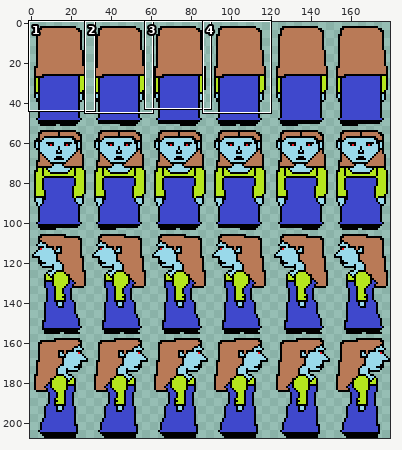
Two states of a sprite sheet, images/Monsters/zombie3.png. Above, an overview of the earlier version with the close-up marked.
Close-up. Old version:
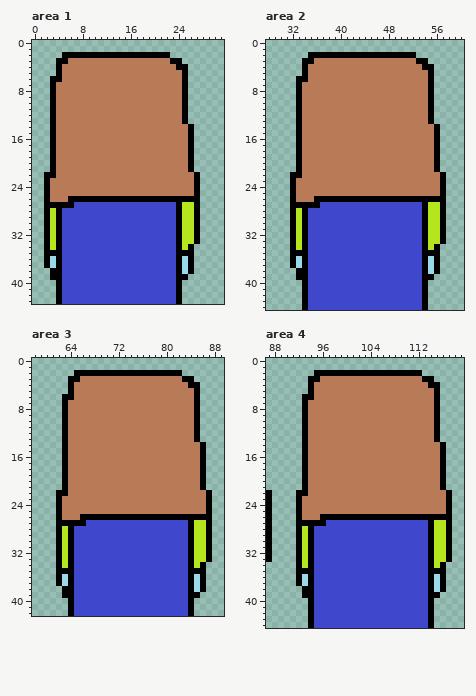
The file is 180x208 pixels. Shown: area 1: x 0..31, y 0..43; area 2: x 28..60, y 0..44; area 3: x 58..89, y 0..42; area 4: x 87..119, y 0..44. The commit also changed other parts of the picture, which this record leaves out.
And afterwards:
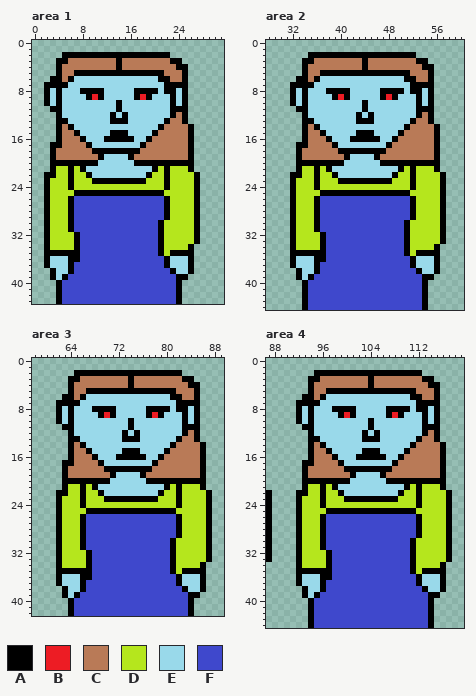
Palette (. is transparent): A #000000  B #ed1c24  C #b97a57  D #b5e61d  E #99d9ea  F #3f48cc
Diff:
Changed rows in their new state; - is an unchanged pixel.
Area 1:
first column x 2:
 3 ------------A------------
 4 ------------A------------
 5 -----AAAAAAAAAAAAAAA-----
 6 ----AEEEEEEEEEEEEEEAA----
 7 A-AAEEEEEEEEEEEEEEEEAAA--
 8 AEAEEEAAAAEEEEEAAAAEAAE--
 9 AEAEEEEABAEEEEEABAEEEAE--
10 AEAEEEEEEEEEAEEEEEEEEAE--
11 --AEEEEEEEEEAEEEEEEEEAA--
12 -.AEEEEEEEEAEAEEEEEEEA---
13 -.AAEEEEEEEAAAEEEEEEA----
14 -.A-AEEEEEEEEEEEEEEA-----
15 -.A--AEEEEEAAAEEEEA------
16 -.A---AEEEAAAAAEEA-------
17 --A----AEEEEEEEEA--------
18 --------AAAAAAAA---------
19 ---------AEEEEA----------
20 --AAAAAAAEEEEEEAAAAAAAAA-
21 --DDADAEEEEEEEEEEEADADDD-
22 --DDADDAEEEEEEEEEADDADDDD
23 -DDDADDDAAAAAAAAADDDADDDD
24 -DDDADDDDDDDDDDDDDDDADDDD
25 -DDDDAAAAAAAAAAAAAAADDDDD
26 -DDD-FFFFFFFFFFFFFFF-DDDD
27 -DDD----------------ADD--
28 --DDA---------------ADD--
29 --DDA---------------ADD--
30 --DDA--------------ADDD--
31 --DDA--------------ADDD--
32 --DDDA-------------ADDD--
33 --DDDA-------------ADDD--
34 --DDDA-------------ADDD--
35 ---AAA-------------ADA---
36 --EEAA--------------AEE--
37 --EEA---------------AEE--
38 --EEA----------------AE--
39 --EA---------------------
Area 2:
first column x 32:
 3 ------------A------------
 4 ------------A------------
 5 -----AAAAAAAAAAAAAAA-----
 6 ----AEEEEEEEEEEEEEEAA----
 7 A-AAEEEEEEEEEEEEEEEEAAA--
 8 AEAEEEAAAAEEEEEAAAAEAAE--
 9 AEAEEEEABAEEEEEABAEEEAE--
10 AEAEEEEEEEEEAEEEEEEEEAE--
11 --AEEEEEEEEEAEEEEEEEEAA--
12 -.AEEEEEEEEAEAEEEEEEEA---
13 -.AAEEEEEEEAAAEEEEEEA----
14 -.A-AEEEEEEEEEEEEEEA-----
15 -.A--AEEEEEAAAEEEEA------
16 -.A---AEEEAAAAAEEA-------
17 --A----AEEEEEEEEA--------
18 --------AAAAAAAA---------
19 ---------AEEEEA----------
20 --AAAAAAAEEEEEEAAAAAAAAA-
21 --DDADAEEEEEEEEEEEADADDD-
22 --DDADDAEEEEEEEEEADDADDDD
23 -DDDADDDAAAAAAAAADDDADDDD
24 -DDDADDDDDDDDDDDDDDDADDDD
25 -DDDDAAAAAAAAAAAAAAADDDDD
26 -DDD-FFFFFFFFFFFFFFF-DDDD
27 -DDD----------------ADD--
28 --DDA---------------ADD--
29 --DDA---------------ADD--
30 --DDA--------------ADDD--
31 --DDA--------------ADDD--
32 --DDDA-------------ADDD--
33 --DDDA-------------ADDD--
34 --DDDA-------------ADDD--
35 ---AAA-------------ADA---
36 --EEAA--------------AEE--
37 --EEA---------------AEE--
38 --EEA----------------AE--
39 --EA---------------------
Area 3:
first column x 62:
 3 ------------A------------
 4 ------------A------------
 5 -----AAAAAAAAAAAAAAA-----
 6 ----AEEEEEEEEEEEEEEAA----
 7 A-AAEEEEEEEEEEEEEEEEAAA--
 8 AEAEEEAAAAEEEEEAAAAEAAE--
 9 AEAEEEEABAEEEEEABAEEEAE--
10 AEAEEEEEEEEEAEEEEEEEEAE--
11 --AEEEEEEEEEAEEEEEEEEAA--
12 -.AEEEEEEEEAEAEEEEEEEA---
13 -.AAEEEEEEEAAAEEEEEEA----
14 -.A-AEEEEEEEEEEEEEEA-----
15 -.A--AEEEEEAAAEEEEA------
16 -.A---AEEEAAAAAEEA-------
17 --A----AEEEEEEEEA--------
18 --------AAAAAAAA---------
19 ---------AEEEEA----------
20 --AAAAAAAEEEEEEAAAAAAAAA-
21 --DDADAEEEEEEEEEEEADADDD-
22 --DDADDAEEEEEEEEEADDADDDD
23 -DDDADDDAAAAAAAAADDDADDDD
24 -DDDADDDDDDDDDDDDDDDADDDD
25 -DDDDAAAAAAAAAAAAAAADDDDD
26 -DDD-FFFFFFFFFFFFFFF-DDDD
27 -DDD----------------ADD--
28 --DDA---------------ADD--
29 --DDA---------------ADD--
30 --DDA--------------ADDD--
31 --DDA--------------ADDD--
32 --DDDA-------------ADDD--
33 --DDDA-------------ADDD--
34 --DDDA-------------ADDD--
35 ---AAA-------------ADA---
36 --EEAA--------------AEE--
37 --EEA---------------AEE--
38 --EEA----------------AE--
39 --EA---------------------
Area 4:
first column x 92:
 3 ------------A------------
 4 ------------A------------
 5 -----AAAAAAAAAAAAAAA-----
 6 ----AEEEEEEEEEEEEEEAA----
 7 A-AAEEEEEEEEEEEEEEEEAAA--
 8 AEAEEEAAAAEEEEEAAAAEAAE--
 9 AEAEEEEABAEEEEEABAEEEAE--
10 AEAEEEEEEEEEAEEEEEEEEAE--
11 --AEEEEEEEEEAEEEEEEEEAA--
12 -.AEEEEEEEEAEAEEEEEEEA---
13 -.AAEEEEEEEAAAEEEEEEA----
14 -.A-AEEEEEEEEEEEEEEA-----
15 -.A--AEEEEEAAAEEEEA------
16 -.A---AEEEAAAAAEEA-------
17 --A----AEEEEEEEEA--------
18 --------AAAAAAAA---------
19 ---------AEEEEA----------
20 --AAAAAAAEEEEEEAAAAAAAAA-
21 --DDADAEEEEEEEEEEEADADDD-
22 --DDADDAEEEEEEEEEADDADDDD
23 -DDDADDDAAAAAAAAADDDADDDD
24 -DDDADDDDDDDDDDDDDDDADDDD
25 -DDDDAAAAAAAAAAAAAAADDDDD
26 -DDD-FFFFFFFFFFFFFFF-DDDD
27 -DDD----------------ADD--
28 --DDA---------------ADD--
29 --DDA---------------ADD--
30 --DDA--------------ADDD--
31 --DDA--------------ADDD--
32 --DDDA-------------ADDD--
33 --DDDA-------------ADDD--
34 --DDDA-------------ADDD--
35 ---AAA-------------ADA---
36 --EEAA--------------AEE--
37 --EEA---------------AEE--
38 --EEA----------------AE--
39 --EA---------------------
Where, in picture pixels (left, top, right, bottom), the same in both close-ups:
changed: (44, 58, 194, 280)
changed: (290, 58, 440, 280)
changed: (56, 376, 206, 598)
changed: (296, 376, 446, 598)
